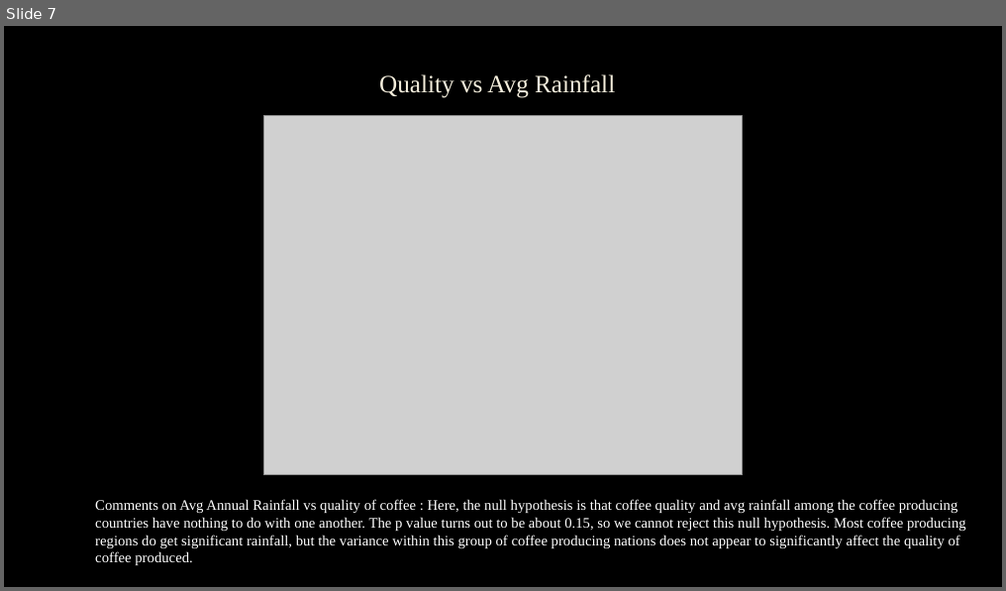
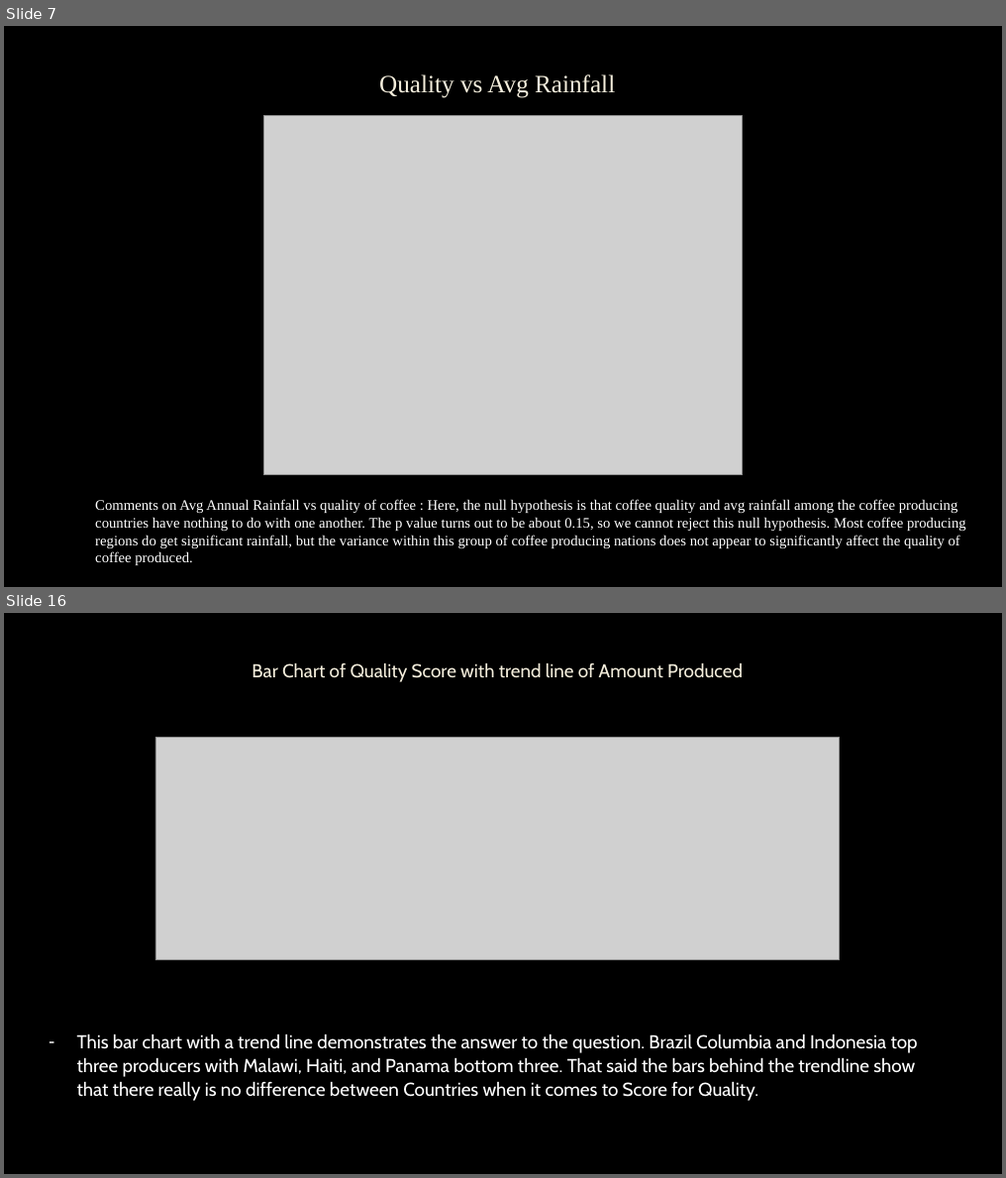
Before and after one commit to colinroberts-data-analytics-portfolio/project1, a slide deck: A Study of Coffee Production.pptx. Shown one above the other, each under a label of ours: slide 7 before the commit, slides 7 and 16 after it; the slides between them are not shown. The pictures are 1006x591 and 1006x1178 pixels, drawn with LibreOffice and Linux fonts; fonts in the diff are those of the drawing; grey boxes stand for pictures; background and template pictures are left out. Boxes give left, top, right and bottom in pixels: in the first picture for what was removed or moved away, otherwise in the second. Text is boxed around its words. In the diff, an @@ line names an element or a change of style, - is before the commit and + after.

```diff
--- a/A Study of Coffee Production.pptx
+++ b/A Study of Coffee Production.pptx
@@ slide 16 added at (4, 613, 1002, 1174), background picture (left out) @@
@@ title added at (252, 663, 743, 682), 18 pt, text #F4EEDC @@
+Bar Chart of Quality Score with trend line of Amount Produced
@@ picture added at (155, 738, 840, 960) @@
@@ text added at (77, 1034, 918, 1101), 18 pt, text #FFFFFF @@
+– This bar chart with a trend line demonstrates the answer to the question. Brazil Columbia and Indonesia top three producers with Malawi, Haiti, and Panama bottom three. That said the bars behind the trendline show that there really is no difference between Countries when it comes to Score for Quality.
```
Also in this commit, not shown: 1 slide changed, 10 other slides added.
